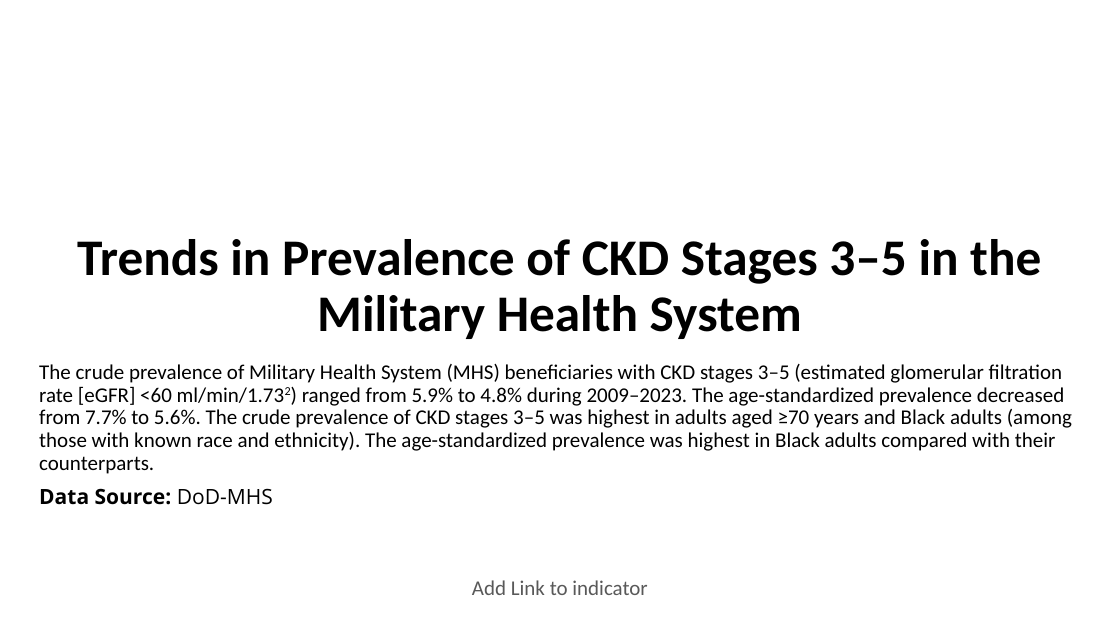
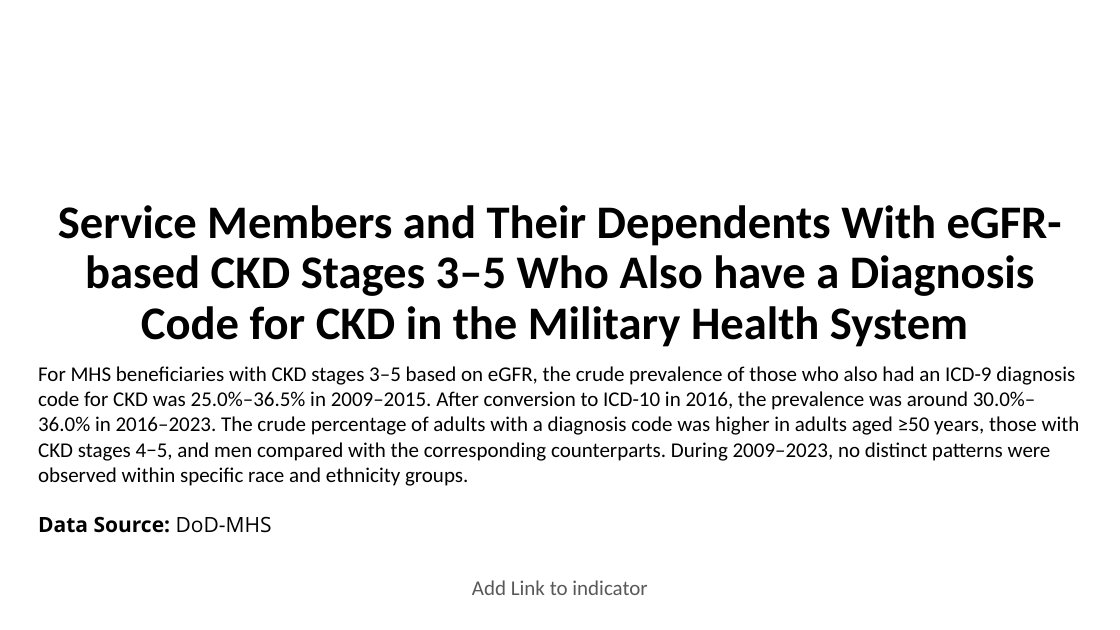
Before and after one commit to CDCgov/nccdphp-ddt-kdss, a slide deck: slide 1 of CKDSurveillance/PPT/Q759.pptx. Drawn at 1120x630 pixels with LibreOffice and Linux fonts; fonts in the diff are those of the drawing; background and template pictures are left out. Boxes give left, top, right and bottom in pixels: in the first picture for what was removed or moved away, otherwise in the second. Text is boxed around its words. In the diff, an @@ line names an element or a change of style, - is before the commit and + after.

```diff
--- a/CKDSurveillance/PPT/Q759.pptx
+++ b/CKDSurveillance/PPT/Q759.pptx
@@ title "Service Members and Their Dependents ..." at (58, 205, 1062, 347): vertical alignment bottom to middle @@
@@ title at (58, 205, 1062, 347): text changed; size 44 to 40 pt @@
-Trends in Prevalence of CKD Stages 3–5 in the Military Health System
+Service Members and Their Dependents With eGFR-based CKD Stages 3–5 Who Also have a Diagnosis Code for CKD in the Military Health System
@@ text at (38, 366, 1080, 486): text changed @@
-The crude prevalence of Military Health System (MHS) beneficiaries with CKD stages 3–5 (estimated glomerular filtration rate [eGFR] <60 ml/min/1.732) ranged from 5.9% to 4.8% during 2009–2023. The age-standardized prevalence decreased from 7.7% to 5.6%. The crude prevalence of CKD stages 3–5 was highest in adults aged ≥70 years and Black adults (among those with known race and ethnicity). The age-standardized prevalence was highest in Black adults compared with their counterparts.
+For MHS beneficiaries with CKD stages 3–5 based on eGFR, the crude prevalence of those who also had an ICD-9 diagnosis code for CKD was 25.0%–36.5% in 2009–2015. After conversion to ICD-10 in 2016, the prevalence was around 30.0%–36.0% in 2016–2023. The crude percentage of adults with a diagnosis code was higher in adults aged ≥50 years, those with CKD stages 4−5, and men compared with the corresponding counterparts. During 2009–2023, no distinct patterns were observed within specific race and ethnicity groups.
@@ text at (38, 516, 272, 533): line spacing 0.9 to 1; less space between paragraphs @@
```
Also in this commit, not shown: 7 other slides changed, 1 other file.
